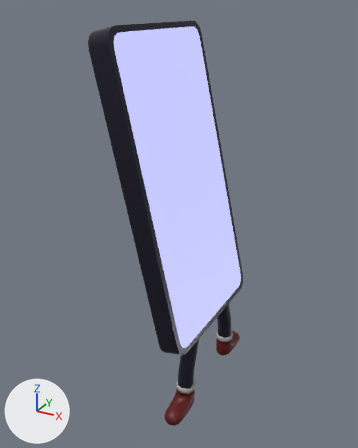
A saved change to the FBX model jetski/geometry/phone.fbx.
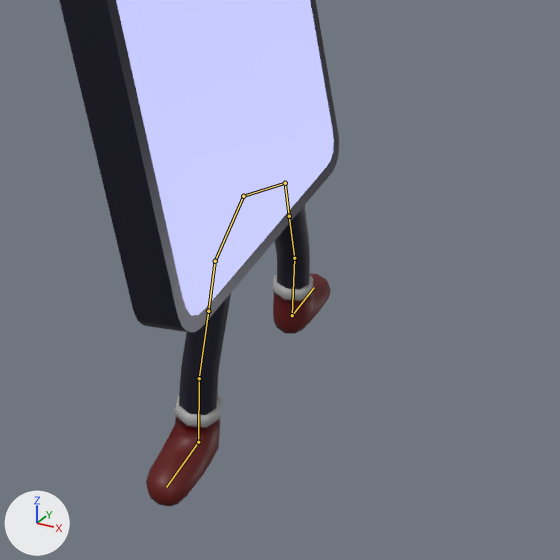
Each version is shown whole from a camera (50 mm lens) standing at (2.39, -5.15, 2.15) and looking at (-0.42, -0.04, -0.4), then close up on the part from 29% to 93% of the width and 49% to 100% of the height. Every picture has the same lights, and +X, +Y and +Z are marked at lower left. The first two pictures are the older version. The bones that change, and the others that lie on the model, are drawn over the model as lines in the close-ups.

The first close-up shows 'Leg', 'Phone', 'Shoes'.
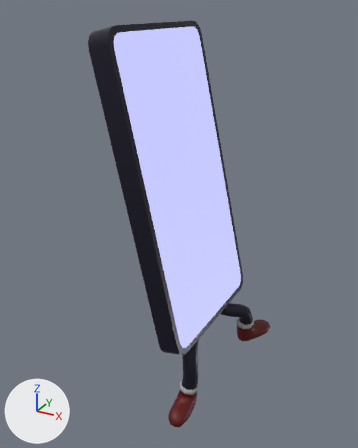
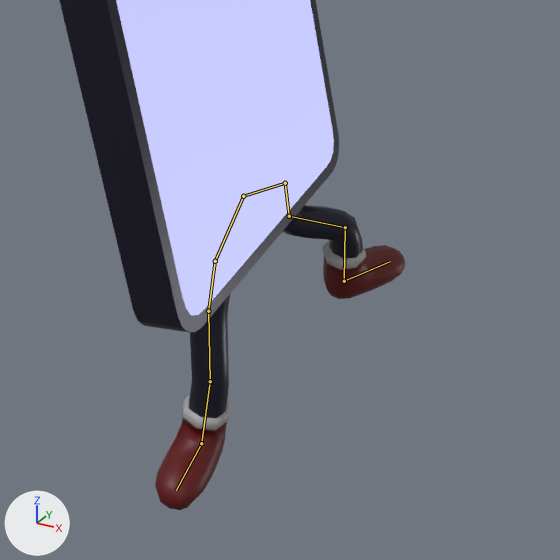
The newer file adds an action. The first version stands in its rest pose; the second is drawn at frame 1 of the action 'Armature|Walk'.

Changed parts and their boxes (x1, y1, x2, y2) in the close-ups (560 x 560 px):
'Shoes', posed (35% wider, 16% taller): before (146, 274, 331, 506); after (155, 240, 405, 510)
'Leg', posed: before (179, 205, 310, 415); after (189, 205, 363, 419)
bone 'leg0_R.001', root to tip: before (208, 311) to (199, 378); after (208, 311) to (210, 381)
bone 'leg1_R', root to tip: before (199, 378) to (198, 442); after (210, 381) to (201, 443)
bone 'leg0_L.001', root to tip: before (289, 216) to (294, 258); after (289, 216) to (345, 227)
bone 'leg1_L', root to tip: before (294, 258) to (292, 315); after (345, 227) to (344, 281)

What the commit changed:
Bone 'leg0_R.001' (bone_leg0_r_001) turns from (0, 0, 0) to (0, -4, -10) degrees about its own x, y and z.
Bone 'leg1_R' (bone_leg1_r) turns from (0, 0, 0) to (0, 0, 14) degrees about its own x, y and z.
Bone 'leg0_L.001' (bone_leg0_l_001) turns from (0, 0, 0) to (47, 42, -17) degrees about its own x, y and z.
Bone 'leg1_L' (bone_leg1_l) turns from (0, 0, 0) to (-47, -2, 17) degrees about its own x, y and z.
